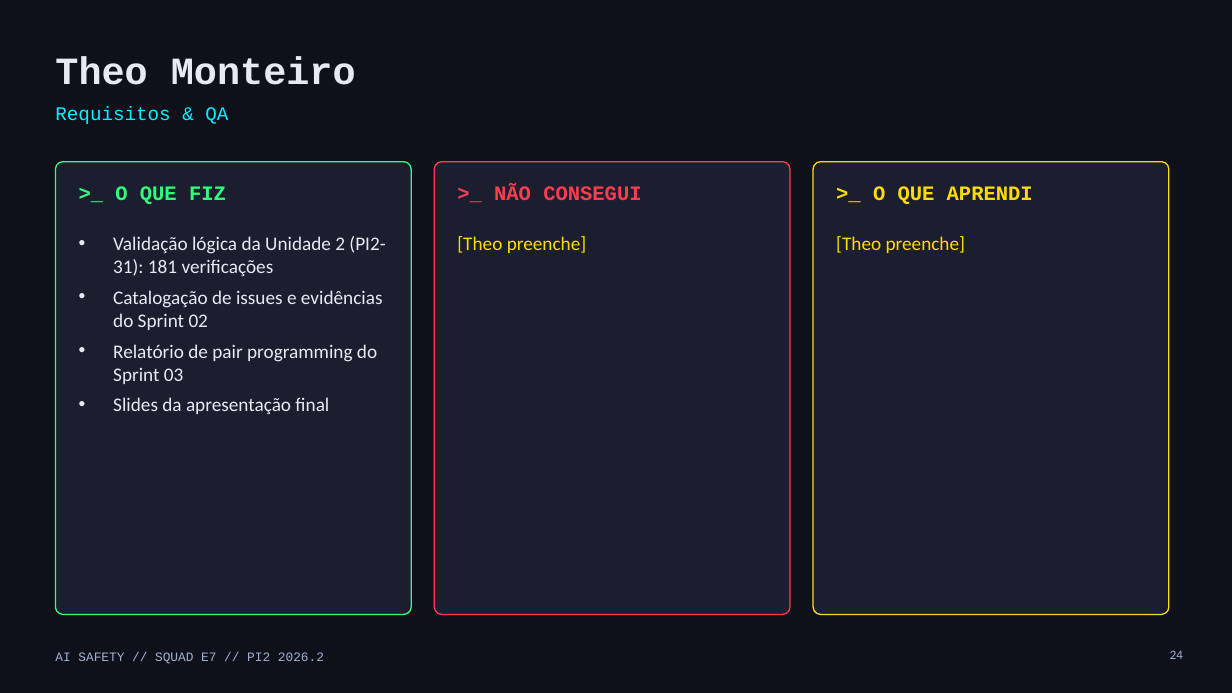
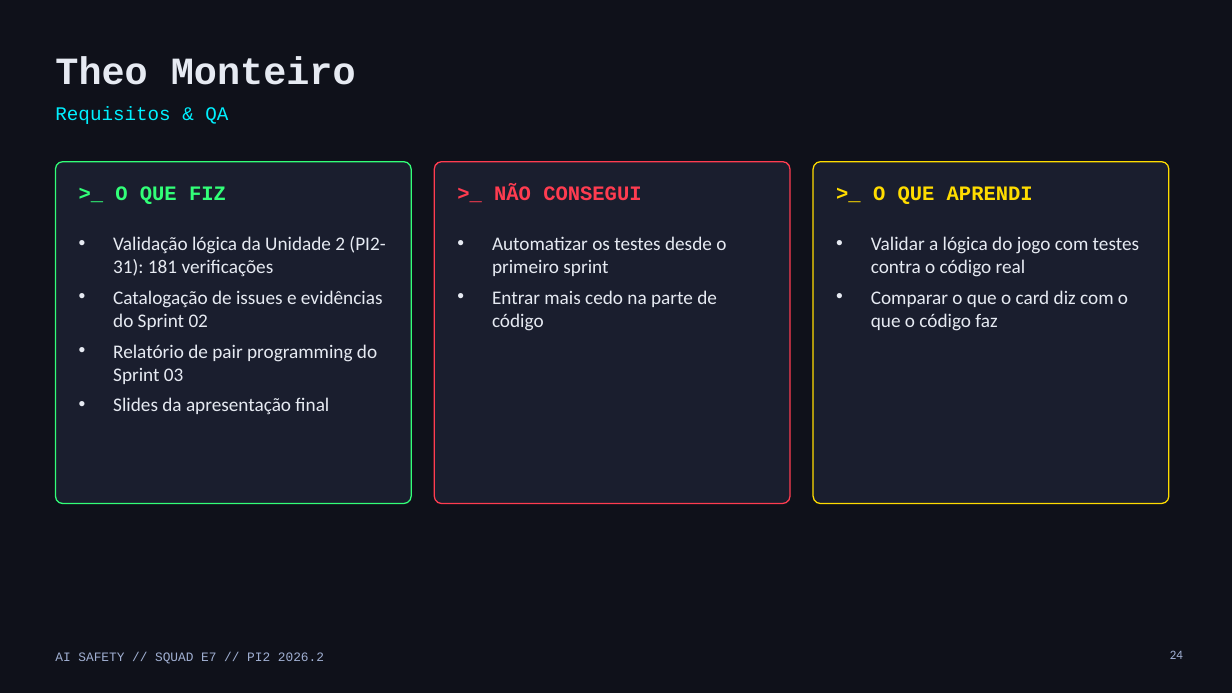
Before and after one commit to vdornelass/pi2-squad-e7, a slide deck: slide 24 of docs/apresentacao_final/apresentacao_final_squad_e7.pptx. Drawn at 1232x693 pixels with LibreOffice and Linux fonts; fonts in the diff are those of the drawing. Boxes give left, top, right and bottom in pixels: in the first picture for what was removed or moved away, otherwise in the second. Text is boxed around its words. In the diff, an @@ line names an element or a change of style, - is before the commit and + after.

```diff
--- a/docs/apresentacao_final/apresentacao_final_squad_e7.pptx
+++ b/docs/apresentacao_final/apresentacao_final_squad_e7.pptx
@@ rounded rectangle: place and size @@
-rounded rectangle at box(55, 162, 411, 615)
+rounded rectangle at box(55, 162, 411, 504)
@@ rounded rectangle: place and size @@
-rounded rectangle at box(434, 162, 790, 615)
+rounded rectangle at box(434, 162, 790, 504)
@@ proportions changed in 3 elements at box(55, 162, 411, 504), box(434, 162, 790, 504), box(813, 162, 1169, 504) @@
@@ rounded rectangle: place and size @@
-rounded rectangle at box(813, 162, 1169, 615)
+rounded rectangle at box(813, 162, 1169, 504)
@@ text at box(492, 236, 726, 331): text changed; text colour #FFDC00 to #E6EAF2 @@
-[Theo preenche]
+• Automatizar os testes desde o primeiro sprint
+• Entrar mais cedo na parte de código
@@ text at box(871, 236, 1139, 331): text changed; text colour #FFDC00 to #E6EAF2 @@
-[Theo preenche]
+• Validar a lógica do jogo com testes contra o código real
+• Comparar o que o card diz com o que o código faz
```
Also in this commit, not shown: 11 other slides changed, 3 other files.
